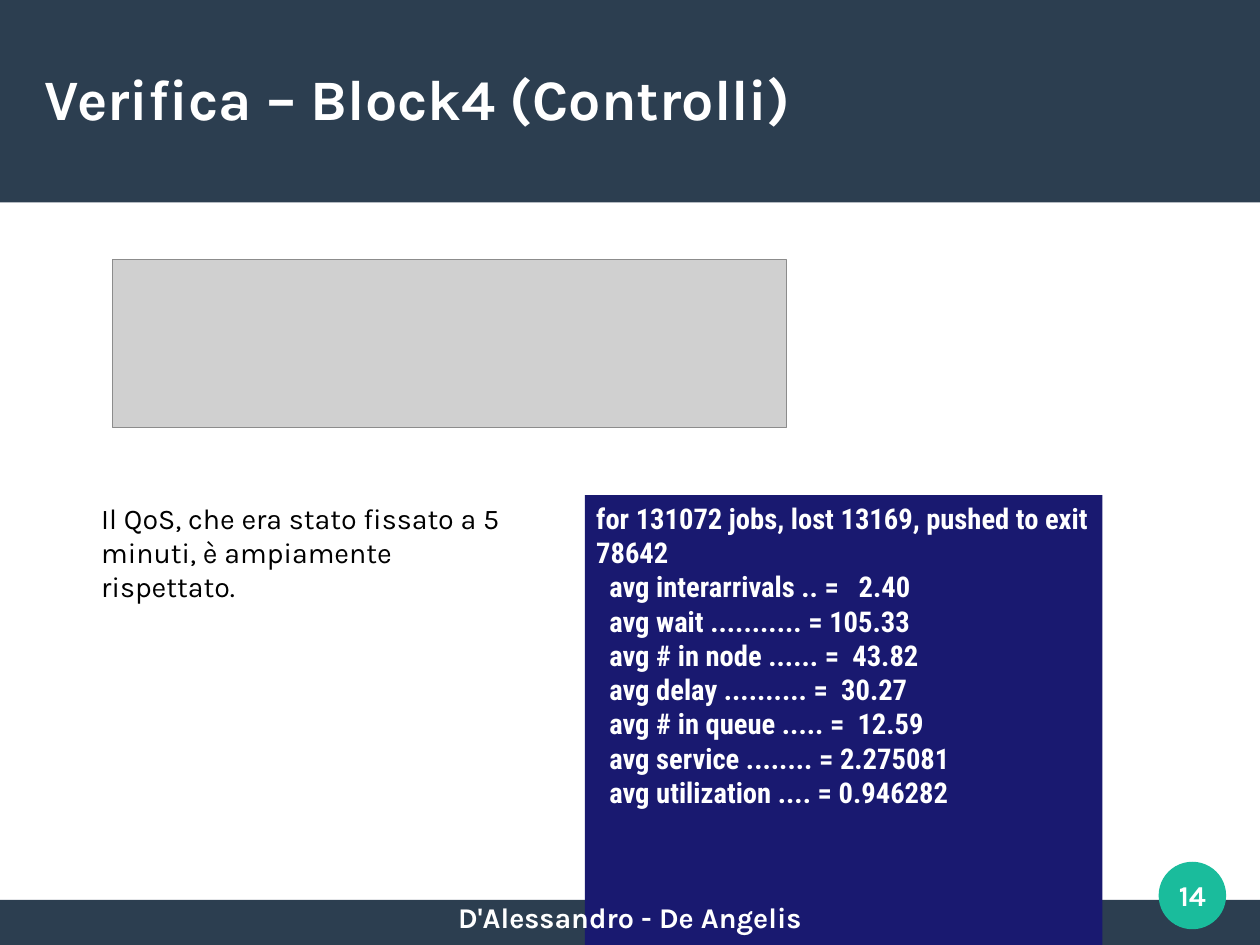
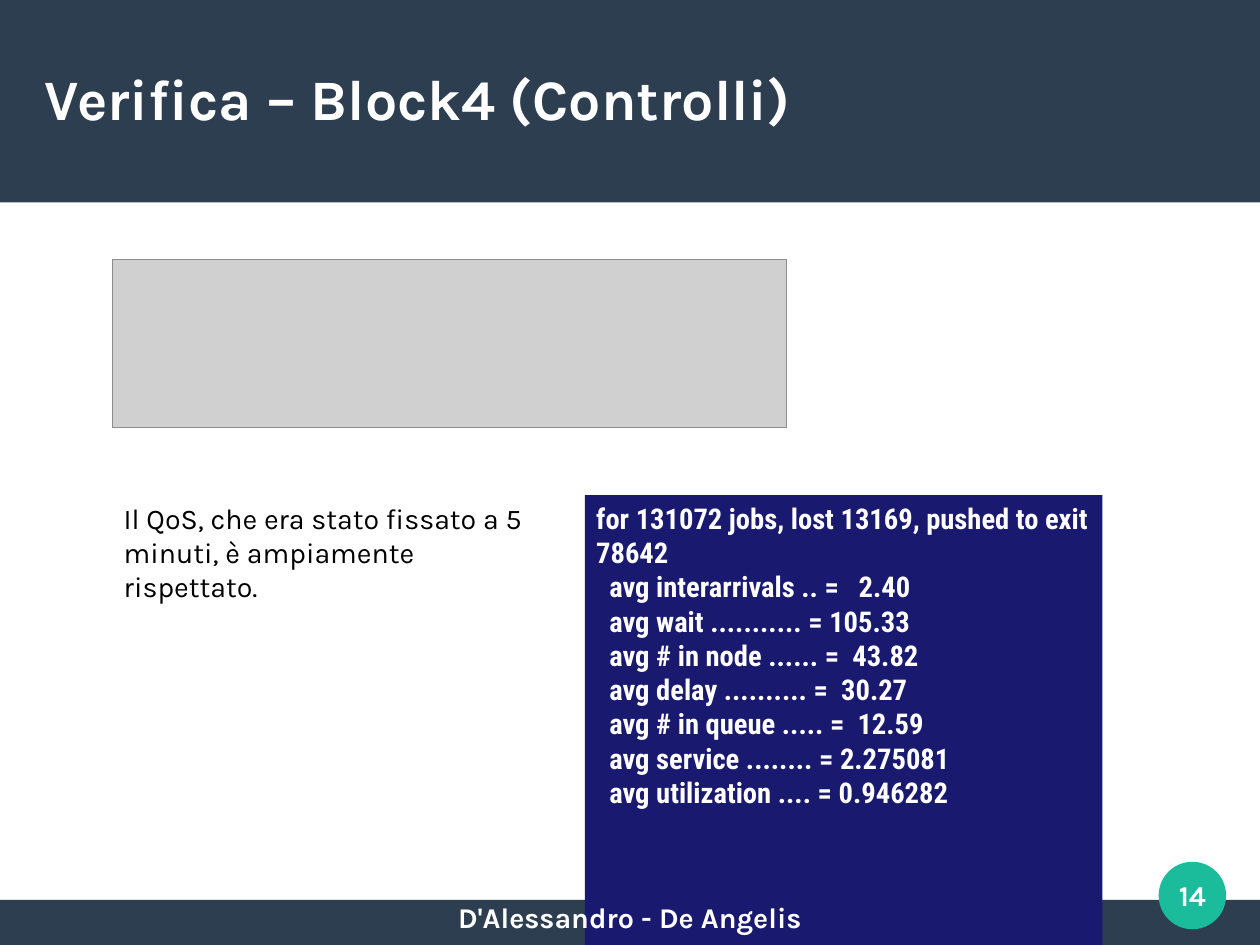
Before and after one commit to EnricoDAlessandro97UNI/DisneyWorld, a slide deck: slide 14 of presentazione.odp. Drawn at 1260x945 pixels with LibreOffice and Linux fonts; fonts in the diff are those of the drawing; grey boxes stand for pictures. Boxes give left, top, right and bottom in pixels: in the first picture for what was removed or moved away, otherwise in the second. Text is boxed around its words. In the diff, an @@ line names an element or a change of style, - is before the commit and + after.

```diff
--- a/presentazione.odp
+++ b/presentazione.odp
@@ text "Il QoS, che era stato ...": place and size @@
-text "Il QoS, che era stato ..." at <box>101,509,499,604</box>
+text "Il QoS, che era stato ..." at <box>124,509,522,604</box>
```
Also in this commit, not shown: 10 other slides changed, 1 slide added, 8 other files.
